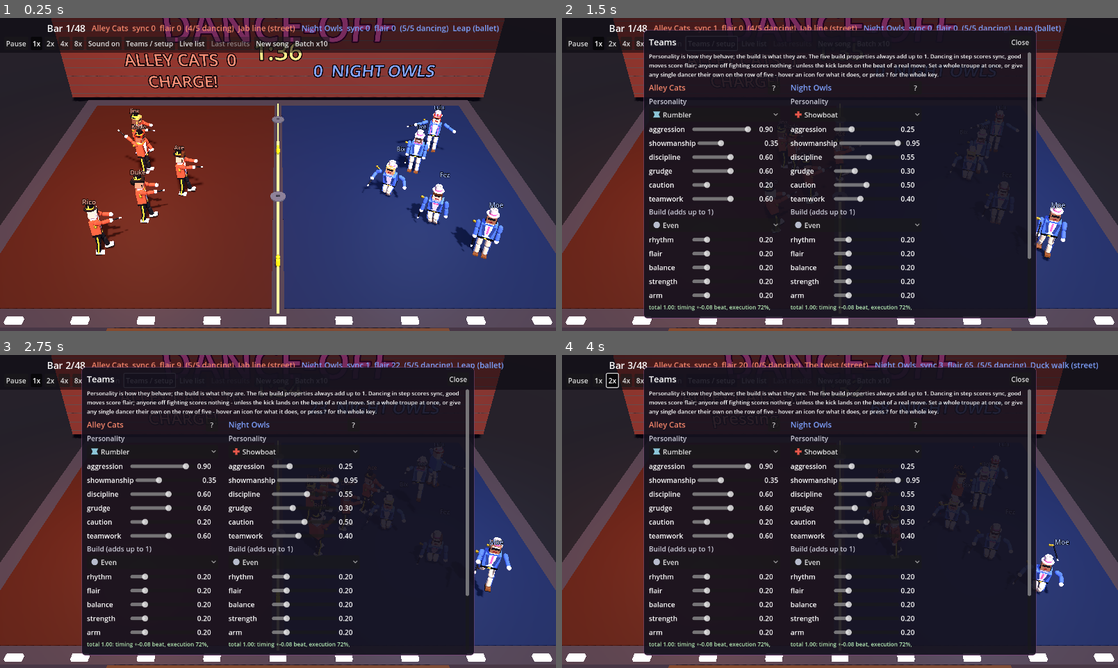
Above: before the commit, frames 1-4 (two rows, left to right).
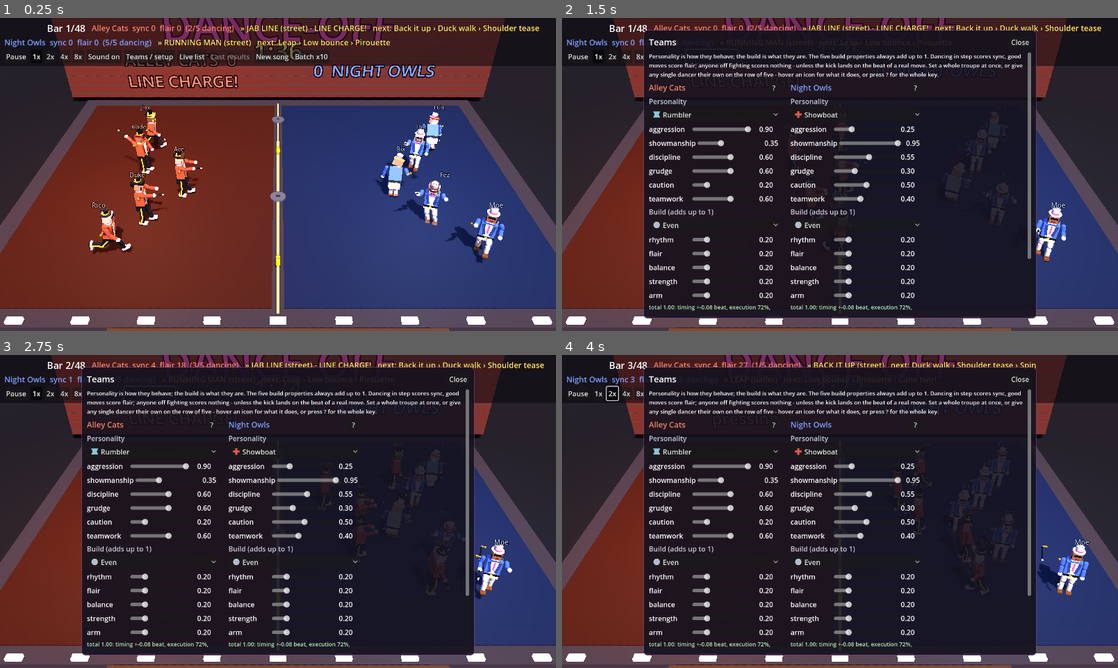
Above: after the commit, the same moments.

Repository: nathandunn/danceoff-bots
Game: Godot game, scene res://scenes/Main.tscn
Same seed, same stepped clock (60 frames per second), same inputs: the game is played once before the commit and once after it.
Inputs:
- Up to frame 1 (0.25 s): no input
- Up to frame 2 (1.5 s): click "Teams / setup" at 0.5 s; click "New song" at 1.25 s
- Up to frame 3 (2.75 s): click "New song" at 2 s
- Up to frame 4 (4 s): click "1x" at 2.75 s; click "2x" at 3.5 s

The runs differ from the first frame. In frame 1, 10% of the frame differs, in the area x 0-97%, y 2-79%; in frame 2, 1.9%; in frame 3, 2.3%; in frame 4, 2.5%.

Commit message:
Gritty street moves, visible twerk, line charges, routine shown on screen; fix move selection
Co-Authored-By: Claude Opus 5.5 <noreply@anthropic.com>
Claude-Session: https://claude.ai/code/session_01G4wX8KutpHNXMT9rpyt35H

Diff:
--- a/scripts/dancer.gd
+++ b/scripts/dancer.gd
@@ -351,6 +351,9 @@
 	_dec(upper, _box(Vector3(0.28, 0.06, 0.2)), Vector3(0, 0.62, 0), white)
 	_dec(upper, _box(Vector3(0.52, 0.07, 0.32)), Vector3(0, 0.03, 0), _flat(Color(0.06, 0.06, 0.07)))
 	_dec(upper, _box(Vector3(0.09, 0.06, 0.02)), Vector3(0, 0.03, -0.165), _flat(Color(0.95, 0.8, 0.25)))
+	# hips and seat, so a twerk has something to shake
+	_dec(body_root, _box(Vector3(0.48, 0.16, 0.3)), Vector3(0, 0.77, 0.01), _trouser_mat)
+	_dec(body_root, _box(Vector3(0.44, 0.2, 0.12)), Vector3(0, 0.74, 0.14), _trouser_mat)
 	# trouser stripes, thigh and shin, outer side
 	for pair in [[leg_l, shin_l, -1.0], [leg_r, shin_r, 1.0]]:
 		_dec(pair[0], _box(Vector3(0.02, 0.38, 0.05)), Vector3(pair[2] * 0.1, -0.2, 0), stripe_mat)
@@ -759,6 +762,9 @@
 		var dir := CROWD_DIR
 		if at.length() > 0.01:
 			dir = at.normalized() * (1.0 - w) + CROWD_DIR * w
+		# a twerk is danced with the back to them
+		if joined and Moves.REAR.has(move):
+			dir = -dir
 		_face(global_position + dir, delta)
 	var t := fposmod(float(manager.beat_f) - float(phrase_start) + tempo_err, float(Moves.beats(move)))
 	_apply_pose(Moves.pose(move if joined else "", t), delta)
@@ -771,6 +777,16 @@
 	strike_target = null
 	# a crew charge: everyone dances the strike move into the rival the charge named, fanned
 	# round him on the crew's side so every kick on the beat has him in reach
+	if manager.stance[team] == "charge" and not Moves.strikes(move).is_empty() and manager.charge_mode[team] == "line":
+		var mine: Dancer = manager.matchup_for(self)
+		if mine != null:
+			strike_target = mine
+			var toward: Vector3 = manager.crew_centre(team) - mine.global_position
+			toward.y = 0.0
+			if absf(toward.x) < 0.01:
+				toward = Vector3(_side(), 0, 0)
+			# square up to him from our side of the stage, so the two lines face each other
+			return Stage.clamp_in(mine.global_position + Vector3(signf(toward.x), 0, 0) * 1.3, 0.6)
 	if manager.stance[team] == "charge" and not Moves.strikes(move).is_empty():
 		var f = manager.focus[team]
 		if f != null and is_instance_valid(f) and f.ragdoll == null:
@@ -868,7 +884,7 @@
 		stats["fumbles"] += 1.0
 	q *= 0.5 + 0.5 * float(block_on_time) / float(Moves.BLOCK)
 	# dance at whoever you like; playing it out to the audience earns a little extra
-	q *= 1.0 + Tune.v("crowd_bonus") * maxf(facing().dot(CROWD_DIR), 0.0)
+	q *= 1.0 + Tune.v("crowd_bonus") * maxf((-facing() if Moves.REAR.has(move) else facing()).dot(CROWD_DIR), 0.0)
 	var repeats := 0
 	for i in range(0, recent_moves.size() - 1):
 		if recent_moves[i] == move:
--- a/scripts/hud.gd
+++ b/scripts/hud.gd
@@ -14,6 +14,9 @@
 var manager: MatchManager
 var timer_label: Label
 var team_labels: Array[Label] = []
+signal band_resized
+var _band_h := 0.0
+var routine_labels: Array[Label] = []   # the move now (highlighted) and the captain's next three
 var live_label: Label
 var status_label: Label
 var teams_overlay: Control
@@ -88,6 +91,13 @@
 		l.add_theme_font_size_override("font_size", 18)
 		row1.add_child(l)
 		team_labels.append(l)
+		var rl := Label.new()
+		rl.add_theme_color_override("font_color", Color(1.0, 0.93, 0.45))
+		rl.add_theme_color_override("font_outline_color", Color(0.15, 0.05, 0.0))
+		rl.add_theme_constant_override("outline_size", 4)
+		rl.add_theme_font_size_override("font_size", 18)
+		row1.add_child(rl)
+		routine_labels.append(rl)
 
 	var row2 := HFlowContainer.new()
 	row2.add_theme_constant_override("h_separation", 6)
@@ -619,6 +629,10 @@
 	if _band_bg != null and _row2 != null:
 		_band_bg.position = Vector2.ZERO
 		_band_bg.size = Vector2(_root.size.x, _row2.get_global_rect().end.y - _root.get_global_rect().position.y + 6.0)
+		# the button rows grew or shrank (a long routine wrapped): the camera re-fits the stage below them
+		if _band_bg.size.y > _band_h + 4.0:
+			_band_h = _band_bg.size.y
+			band_resized.emit()
 	_tick -= delta
 	if _tick > 0.0 or manager == null:
 		return
@@ -626,8 +640,18 @@
 	var bar := mini(int(manager.beat_f / 4.0) + 1, manager.song_bars)
 	timer_label.text = "Bar %d/%d" % [bar, manager.song_bars] if manager.running else ("Judging" if manager.celebration_phase == "judging" else "Song over")
 	for t in 2:
-		team_labels[t].text = "%s  sync %d  flair %d  (%d/%d dancing)  %s" % [MatchManager.TEAM_NAMES[t], int(manager.sync_pts[t]), int(manager.flair_pts[t]),
-			manager.count_dancing(t), MatchManager.TEAM_SIZE, Moves.label(manager.calls[t]) if manager.running else ""]
+		team_labels[t].text = "%s  sync %d  flair %d  (%d/%d dancing)" % [MatchManager.TEAM_NAMES[t], int(manager.sync_pts[t]), int(manager.flair_pts[t]),
+			manager.count_dancing(t), MatchManager.TEAM_SIZE]
+		# on a narrow screen: one short line per crew (score, move now, next three), wrapping if it must
+		var narrow := _root.size.x < 720.0
+		team_labels[t].visible = not narrow or not manager.running
+		routine_labels[t].add_theme_font_size_override("font_size", 15 if narrow else 18)
+		if manager.running:
+			routine_labels[t].text = manager.routine_short(t) if narrow else manager.routine_text(t)
+		else:
+			routine_labels[t].text = ""
+		routine_labels[t].autowrap_mode = TextServer.AUTOWRAP_WORD_SMART if narrow else TextServer.AUTOWRAP_OFF
+		routine_labels[t].custom_minimum_size.x = (_root.size.x - 30.0) if narrow else 0.0
 	if live_label.visible:
 		var lines := PackedStringArray()
 		for d in manager.dancers:
--- a/scripts/main.gd
+++ b/scripts/main.gd
@@ -96,6 +96,7 @@
 	hud = Hud.new()
 	add_child(hud)
 	hud.setup(manager)
+	hud.band_resized.connect(_reframe)
 	hud.new_match_requested.connect(func(): batch_left = 0; batch_results.clear(); _start_next())
 	hud.batch_requested.connect(_run_batch)
 	hud.speed_changed.connect(set_sim_speed)
--- a/scripts/match_manager.gd
+++ b/scripts/match_manager.gd
@@ -49,6 +49,7 @@
 var rng := RandomNumberGenerator.new()
 var calls: Array[String] = ["step_touch", "step_touch"]
 var call_log: Array = [[], []]
+var plan: Array = [[], []]      # each captain's next few calls, worked out ahead and shown on screen
 var sync_pts: Array[float] = [0.0, 0.0]
 var flair_pts: Array[float] = [0.0, 0.0]
 var strike_pts: Array[float] = [0.0, 0.0]
@@ -60,7 +61,9 @@
 var stance: Array[String] = ["hold", "hold"]
 var focus: Array = [null, null]
 var line: Array[float] = [0.0, 0.0]   # -0.3 backed off .. 1 nose to nose
-var charge_cd: Array[int] = [0, 0]   # phrases before the crew may charge again
+var charge_cd: Array[int] = [0, 0]
+var charge_mode: Array[String] = ["gang", "gang"]   # gang: all on one rival; line: each on his own man
+var matchup: Array = [{}, {}]   # phrases before the crew may charge again
 var winner := -1
 var _phase_t := 0.0
 
@@ -134,6 +137,7 @@
 	winner = -1
 	calls = ["step_touch", "step_touch"]
 	call_log = [[], []]
+	plan = [[], []]
 	judge_rows = []
 	for t in 2:
 		sync_pts[t] = 0.0
@@ -201,15 +205,22 @@
 	# a charge is a rush at one rival: once he is down the crew struts back and dances at them
 	for t in 2:
 		if stance[t] == "charge":
-			var f = focus[t]
-			if f == null or not is_instance_valid(f) or f.ragdoll != null:
-				stance[t] = "press"
-				focus[t] = null
+			if charge_mode[t] == "line":
+				# a line charge ends when most of the other lot are on the floor
+				if standing(1 - t).size() <= 2:
+					stance[t] = "press"
+			else:
+				var f = focus[t]
+				if f == null or not is_instance_valid(f) or f.ragdoll != null:
+					stance[t] = "press"
+					focus[t] = null
 	if b % Moves.PHRASE == 0:
 		_update_stances()
 		for t in 2:
 			calls[t] = _captain_call(t)
 			(call_log[t] as Array).append(calls[t])
+			if OS.has_environment("DOCALLS"):
+				print("CALL %d %s %s" % [t, calls[t], stance[t] + ("/" + charge_mode[t] if stance[t] == "charge" else "")])
 	for d in dancers:
 		d.on_beat(b, calls[d.team])
 	for t in 2:
@@ -228,6 +239,32 @@
 	for m in log_t.slice(-4):
 		seen[Moves.style(String(m))] = true
 	return clampf(float(seen.size() - 1) / 3.0, 0.0, 1.0)
+
+
+const PLAN_AHEAD := 3
+
+
+## The routine for the HUD: the move being danced now, then the planned ones.
+func routine_text(t: int) -> String:
+	var now := String(Moves.BOOK[calls[t]]["label"]).to_upper() if Moves.BOOK.has(calls[t]) else ""
+	var nxt := PackedStringArray()
+	for m in plan[t]:
+		nxt.append(String(Moves.BOOK[m]["label"]))
+	var s := "\u00BB %s (%s)" % [now, Moves.style(calls[t])]
+	if stance[t] == "charge":
+		s += " - " + _stance_tag(t)
+	if not nxt.is_empty():
+		s += "   next: " + " \u203A ".join(nxt)
+	return s
+
+
+## The phone version: crew, score, the move now and the next three, all on one short line.
+func routine_short(t: int) -> String:
+	var parts := PackedStringArray()
+	parts.append(String(Moves.BOOK[calls[t]]["label"]).to_upper() if Moves.BOOK.has(calls[t]) else "")
+	for m in plan[t]:
+		parts.append(String(Moves.BOOK[m]["label"]))
+	return "%s %d  \u00BB %s" % [TEAM_NAMES[t], int(sync_pts[t] + flair_pts[t]), " \u203A ".join(parts)]
 
 
 func _captain_call(t: int) -> String:
@@ -249,12 +286,25 @@
 				near = true
 	# a charge is danced: the captain calls a move with kicks or swings in it and the crew
 	# takes it straight into the other lot
+	var log0: Array = call_log[t]
+	var p0: Array = plan[t]
+	while p0.size() < PLAN_AHEAD:
+		var seq0: Array = log0 + p0
+		var ls0 := Moves.style(String(seq0.back())) if not seq0.is_empty() else ""
+		p0.append(Moves.choose(rng, cap.showmanship, cap.aggression, near, canes - 1, seq0.slice(-2), ls0))
 	if stance[t] == "charge":
-		var pool: Array[String] = ["kick_line", "kick_line", "jab_line", "jab_line", "spin_kick", "windmill", "leap"]
+		var pool: Array[String] = ["kick_line", "kick_line", "jab_line", "jab_line", "spin_kick", "windmill", "leap", "krump"]
+		if charge_mode[t] == "line":
+			pool = ["kick_line", "kick_line", "kick_line", "spin_kick", "krump", "jab_line"]
 		return pool[rng.randi() % pool.size()]
 	var log_t: Array = call_log[t]
-	var last_style := Moves.style(String(log_t.back())) if not log_t.is_empty() else ""
-	return Moves.choose(rng, cap.showmanship, cap.aggression, near, canes - 1, log_t.slice(-2), last_style)
+	# the captain works out his routine a few phrases ahead; the crowd can read it on the screen
+	var p: Array = plan[t]
+	while p.size() < PLAN_AHEAD + 1:
+		var seq: Array = log_t + p
+		var last_style := Moves.style(String(seq.back())) if not seq.is_empty() else ""
+		p.append(Moves.choose(rng, cap.showmanship, cap.aggression, near, canes - 1, seq.slice(-2), last_style))
+	return String(p.pop_front())
 
 
 func _stance_tag(t: int) -> String:
@@ -262,7 +312,7 @@
 		return ""
 	match stance[t]:
 		"charge":
-			return "CHARGE!"
+			return "LINE CHARGE!" if charge_mode[t] == "line" else "CHARGE!"
 		"press":
 			return "pressing"
 	return ""
@@ -342,7 +392,43 @@
 		elif stance[t] == "press":
 			goal = 0.6
 		line[t] = lerpf(line[t], goal, 0.5)
-		focus[t] = _pick_focus(t) if stance[t] == "charge" else null
+		focus[t] = null
+		if stance[t] == "charge":
+			# half the time a crew goes for one man; the rest of the time it lines up and every
+			# dancer kicks his own opposite number, all on the same beat
+			charge_mode[t] = "line" if (standing(1 - t).size() >= 3 and rng.randf() < Tune.v("line_charge")) else "gang"
+			if charge_mode[t] == "line":
+				_assign_matchups(t)
+			else:
+				focus[t] = _pick_focus(t)
+
+
+## Pair each of the crew with an opposite number: both crews ranked along the stage front to back,
+## the first with the first, and so on, so a line charge meets the other line man for man.
+func _assign_matchups(t: int) -> void:
+	var crew := standing(t)
+	var foes := standing(1 - t)
+	crew.sort_custom(func(a, b): return a.global_position.z < b.global_position.z)
+	foes.sort_custom(func(a, b): return a.global_position.z < b.global_position.z)
+	var m := {}
+	for i in crew.size():
+		m[crew[i]] = foes[int(float(i) * float(foes.size()) / float(crew.size()))]
+	matchup[t] = m
+
+
+## The man a dancer in a line charge is kicking at: his own, or once that one is down, the nearest.
+func matchup_for(d: Dancer) -> Dancer:
+	var e = (matchup[d.team] as Dictionary).get(d)
+	if e != null and is_instance_valid(e) and e.ragdoll == null:
+		return e
+	var best: Dancer = null
+	var best_d := INF
+	for f in standing(1 - d.team):
+		var dd := d.global_position.distance_to(f.global_position)
+		if dd < best_d:
+			best_d = dd
+			best = f
+	return best
 
 
 ## The rival a charging crew goes for: whoever is standing nearest the middle of the crew.
--- a/scripts/moves.gd
+++ b/scripts/moves.gd
@@ -11,7 +11,7 @@
 const FUMBLE := [0.0, 0.04, 0.12, 0.26]    # fumble chance per block, times the build's factor
 
 # moves whose execution depends on the arms (PlayerBuild arm)
-const ARM_MOVES: Array[String] = ["clap_snap", "shimmy", "spin", "jazz_hands", "windmill", "cane_twirl", "jab_line", "disco_point", "robot", "charleston", "twerk", "hip_roll", "booty_drop"]
+const ARM_MOVES: Array[String] = ["clap_snap", "shimmy", "spin", "jazz_hands", "windmill", "cane_twirl", "jab_line", "disco_point", "robot", "charleston", "twerk", "hip_roll", "booty_drop", "krump", "dougie", "shmoney"]
 
 const BOOK := {
 	"step_touch": {"label": "Step-touch", "beats": 4, "tier": 1, "strikes": [], "strike": "", "prop": ""},
@@ -58,6 +58,15 @@
 	"soft_shoe": {"label": "Soft shoe", "beats": 8, "tier": 1, "strikes": [], "strike": "", "prop": ""},
 	"hat_tip_bow": {"label": "Hat tip and bow", "beats": 4, "tier": 1, "strikes": [], "strike": "", "prop": ""},
 	"buck_and_wing": {"label": "Buck and wing", "beats": 4, "tier": 2, "strikes": [], "strike": "", "prop": ""},
+	# gritty street: krump, jerkin', the Dougie and the rest
+	"stanky_leg": {"label": "Stanky leg", "beats": 4, "tier": 1, "strikes": [], "strike": "", "prop": ""},
+	"jerk": {"label": "Jerk", "beats": 4, "tier": 1, "strikes": [], "strike": "", "prop": ""},
+	"shmoney": {"label": "Shmoney", "beats": 4, "tier": 1, "strikes": [], "strike": "", "prop": ""},
+	"dougie": {"label": "Dougie", "beats": 4, "tier": 2, "strikes": [], "strike": "", "prop": ""},
+	"running_man": {"label": "Running man", "beats": 4, "tier": 2, "strikes": [], "strike": "", "prop": ""},
+	"harlem_shake": {"label": "Harlem shake", "beats": 4, "tier": 2, "strikes": [], "strike": "", "prop": ""},
+	"back_it_up": {"label": "Back it up", "beats": 4, "tier": 2, "strikes": [], "strike": "", "prop": ""},
+	"krump": {"label": "Krump", "beats": 8, "tier": 3, "strikes": [2, 6], "strike": "punch", "prop": ""},
 }
 
 ## Every move belongs to a style. Captains mix them up, and a crew whose last four calls cover several
@@ -66,7 +75,8 @@
 	"step_touch": "street", "spin": "street", "knee_slide": "street", "windmill": "street", "spin_kick": "street",
 	"jab_line": "street", "the_twist": "street", "disco_point": "street", "robot": "street", "moonwalk": "street",
 	"twerk": "street", "booty_drop": "street", "low_bounce": "street", "drop_and_pop": "street", "duck_walk": "street",
-	"floor_shake": "street",
+	"floor_shake": "street", "stanky_leg": "street", "jerk": "street", "shmoney": "street", "dougie": "street",
+	"running_man": "street", "harlem_shake": "street", "back_it_up": "street", "krump": "street",
 	"leap": "ballet", "plie_port": "ballet", "pirouette": "ballet", "arabesque": "ballet", "grand_jete": "ballet",
 	"shimmy": "burlesque", "hip_roll": "burlesque", "wind_it_down": "burlesque", "hip_bump": "burlesque",
 	"shoulder_tease": "burlesque", "slow_strut": "burlesque",
@@ -77,11 +87,17 @@
 const STYLES: Array[String] = ["street", "ballet", "burlesque", "cheer", "vaudeville"]
 
 # the drop family: crews favour these, and showmen most of all
+## The gritty end of the street: hip-shakers and battle moves. Crews call these far more often.
+const GRITTY: Array[String] = ["twerk", "back_it_up", "booty_drop", "floor_shake", "low_bounce", "drop_and_pop",
+	"stanky_leg", "jerk", "shmoney", "dougie", "running_man", "harlem_shake", "krump", "hip_roll", "wind_it_down"]
+## Moves danced with the backside to whoever he'd otherwise face (the crowd, or the other lot as a taunt).
+const REAR: Array[String] = ["twerk", "back_it_up", "low_bounce"]
 const DROPS: Array[String] = ["hip_roll", "twerk", "booty_drop", "low_bounce", "drop_and_pop", "wind_it_down", "duck_walk", "floor_shake",
-	"plie_port", "pirouette", "arabesque", "grand_jete", "hip_bump", "shoulder_tease", "slow_strut", "high_v", "clap_punch", "herkie", "toe_touch", "soft_shoe", "hat_tip_bow", "buck_and_wing"]
+	"plie_port", "pirouette", "arabesque", "grand_jete", "hip_bump", "shoulder_tease", "slow_strut", "high_v", "clap_punch", "herkie", "toe_touch", "soft_shoe", "hat_tip_bow", "buck_and_wing",
+	"stanky_leg", "jerk", "shmoney", "dougie", "running_man", "harlem_shake", "back_it_up", "krump"]
 
 # how much of the all-purpose groove (knee give, head nod, shoulder roll) each move keeps
-const GROOVE := {"knee_slide": 0.0, "leap": 0.0, "spin_kick" …(159 unchanged characters)… .0, "herkie": 0.0, "hat_tip_bow": 0.0, "low_bounce": 0.0, "drop_and_pop": 0.0, " …(71 unchanged characters)…
+const GROOVE := {"knee_slide": 0.0, "leap": 0.0, "spin_kick" …(159 unchanged characters)… .0, "herkie": 0.0, "hat_tip_bow": 0.0, "krump": 0.0, "running_man": 0.0, "back_it_up": 0.0, "harlem_shake": 0.0, "low_bounce": 0.0, "drop_and_pop": 0.0, " …(71 unchanged characters)…
 
 const NAMES: Array[String] = ["step_touch", "clap_snap", "shimmy", "spin", "kick_line", "jazz_hands",
 	"grapevine", "knee_slide", "leap", "windmill", "cane_twirl", "spin_kick", "jab_line", "the_twist", "disco_point", "robot", "charleston", "moonwalk", "cancan", "hip_roll", "twerk", "booty_drop", "low_bounce", "drop_and_pop", "wind_it_down", "duck_walk", "floor_shake"]
@@ -121,14 +137,16 @@
 	var names: Array[String] = []
 	var weights: Array[float] = []
 	var total := 0.0
-	for m: String in NAMES:
+	for m: String in BOOK.keys():
 		var tr := tier(m)
 		var w := 1.0 + show * float(tr - 1) * 1.2 - (1.0 - show) * float(tr - 1) * 0.45
 		w = maxf(w, 0.05)
-		if DROPS.has(m):
-			w *= 1.1 + 0.4 * show
+		if GRITTY.has(m):
+			w *= 1.8 + 1.0 * show
+		if REAR.has(m):
+			w *= 2.0
 		if last_style != "" and style(m) == last_style:
-			w *= 0.3
+			w *= 0.6 if last_style == "street" else 0.3
 		if not strikes(m).is_empty():
 			w *= 1.0 + aggr * (1.6 if rivals_near else 0.25)
 		if String(BOOK[m]["prop"]) == "cane":
@@ -379,22 +397,157 @@
 			p["elbow_r"] = 1.5
 			p["turn"] = sin(ang) * 0.3
 		"twerk":
-			# deep squat, hands on knees, hips rattling twice a beat while the shoulders stay put, a glance back
-			var tk := sin(t * TAU * 2.0)
-			p["tilt"] = tk * 0.18
-			p["counter"] = -tk * 0.17
-			p["hunch"] = 0.55
-			p["leg_l"] = Vector3(0.7, 0, 0.12)
-			p["leg_r"] = Vector3(0.7, 0, -0.12)
-			p["knee_l"] = 1.4
-			p["knee_r"] = 1.4
-			p["bob"] = -0.76 * (1.0 - cos(0.7)) + absf(tk) * 0.04
-			p["arm_l"] = Vector3(0.7, 0, -0.15)
-			p["arm_r"] = Vector3(0.7, 0, 0.15)
-			p["elbow_l"] = 0.0
-			p["elbow_r"] = 0.0
-			p["nod"] = -0.45
-			p["turn"] = sin(t * PI * 0.5) * 0.5
+			# bent right over, hands on the knees, the backside bouncing twice a beat and rolling side
+			# to side while the shoulders hold still (danced with his back to the house: Moves.REAR)
+			var tb := absf(sin(t * TAU * 2.0))
+			var tr := sin(t * TAU)
+			_low(p, 0.8, 0.85)
+			p["bob"] = float(p["bob"]) + tb * 0.09
+			p["tilt"] = tr * 0.2
+			p["counter"] = -tr * 0.2
+			p["hunch"] = 0.85 - tb * 0.15
+			p["arm_l"] = Vector3(1.0, 0, -0.2)
+			p["arm_r"] = Vector3(1.0, 0, 0.2)
+			p["nod"] = -0.6
+			p["turn"] = 0.6 * sin(t * PI * 0.5)
+		"back_it_up":
+			# the twerk walked backwards at the other lot, looking back over the shoulder
+			var bb := absf(sin(t * TAU * 2.0))
+			var bs := sin(t * TAU)
+			_low(p, 0.7, 0.75)
+			p["bob"] = float(p["bob"]) + bb * 0.08
+			p["tilt"] = bs * 0.18
+			p["counter"] = -bs * 0.18
+			p["glide"] = 0.35 * sin(t * PI * 0.25)
+			p["arm_l"] = Vector3(0.9, 0, -0.2)
+			p["arm_r"] = Vector3(0.3, 0, 0.5)
+			p["elbow_r"] = 1.5
+			p["turn"] = 1.1
+			p["nod"] = -0.3
+		"stanky_leg":
+			# one foot planted, the other leg out to the side with the knee rolling in and out
+			var sk := sin(t * TAU)
+			p["leg_r"] = Vector3(0.15, 0, 0.3 + 0.15 * sk)
+			p["knee_r"] = 0.7 + 0.3 * sk
+			p["leg_l"] = Vector3(0.1, 0, 0.0)
+			p["knee_l"] = 0.3
+			p["sway"] = 0.12 * sk
+			p["tilt"] = -0.12 * sk
+			p["counter"] = 0.1 * sk
+			p["arm_l"] = Vector3(0.6, 0, -0.7)
+			p["arm_r"] = Vector3(0.6, 0, 0.7)
+			p["elbow_l"] = 1.3
+			p["elbow_r"] = 1.3
+			p["bob"] = -0.05
+		"jerk":
+			# knees bent, swaying, knees pivoting in and out, arms level with the chest
+			var jk := sin(t * PI)
+			_low(p, 0.35, 0.1)
+			p["leg_l"] = Vector3(0.35, 0, -0.25 * jk)
+			p["leg_r"] = Vector3(0.35, 0, -0.25 * jk)
+			p["sway"] = 0.25 * jk
+			p["counter"] = -0.12 * jk
+			p["arm_l"] = Vector3(1.4, 0, -0.3)
+			p["arm_r"] = Vector3(1.4, 0, 0.3)
+			p["elbow_l"] = 1.0
+			p["elbow_r"] = 1.0
+			p["nod"] = 0.1 + 0.1 * absf(jk)
+		"shmoney":
+			# hip cocked, arms crossed in an X, then swung open, elbows bent
+			var sm := 0.5 - 0.5 * cos(t * TAU)
+			p["tilt"] = 0.15
+			p["sway"] = 0.12 * sin(t * PI)
+			p["arm_l"] = Vector3(1.1, 0, lerpf(0.55, -0.8, sm))
+			p["arm_r"] = Vector3(1.1, 0, lerpf(-0.55, 0.8, sm))
+			p["elbow_l"] = 1.3
+			p["elbow_r"] = 1.3
+			p["leg_l"] = Vector3(0.2 * sm, 0, 0)
+			p["knee_l"] = 0.4 * sm
+			p["turn"] = -0.3
+		"dougie":
+			# a lean-back sway, one arm pumping, the other hand slicking the hair back
+			var dg := sin(t * PI)
+			p["sway"] = 0.3 * dg
+			p["tilt"] = -0.14 * dg
+			p["counter"] = 0.12 * dg
+			p["hunch"] = -0.12
+			p["arm_r"] = Vector3(0.8 + 0.4 * absf(dg), 0, 0.5)
+			p["elbow_r"] = 1.4
+			var slick := clampf(fposmod(t, 2.0) / 1.0, 0.0, 1.0)
+			p["arm_l"] = Vector3(lerpf(2.2, 3.0, slick), 0, -0.3)
+			p["elbow_l"] = lerpf(1.9, 1.2, slick)
+			p["turn"] = 0.4 * dg
+			p["nod"] = -0.2
+		"running_man":
+			# a knee up to the hip, the other foot sliding back, arms pumping, on the spot
+			var rm := sin(t * TAU * 0.5)
+			var lu := maxf(rm, 0.0)
+			var ru := maxf(-rm, 0.0)
+			p["leg_l"] = Vector3(1.5 * lu - 0.35 * ru, 0, 0)
+			p["leg_r"] = Vector3(1.5 * ru - 0.35 * lu, 0, 0)
+			p["knee_l"] = 1.5 * lu
+			p["knee_r"] = 1.5 * ru
+			p["bob"] = 0.05 * absf(rm)
+			p["arm_l"] = Vector3(-0.6 * rm + 0.3, 0, -0.2)
+			p["arm_r"] = Vector3(0.6 * rm + 0.3, 0, 0.2)
+			p["elbow_l"] = 1.4
+			p["elbow_r"] = 1.4
+		"harlem_shake":
+			# loose and convulsive: shoulders jerking, knees knocking, arms flung about
+			var hs := sin(t * TAU * 4.0)
+			var hx := sin(t * TAU * 1.5)
+			p["counter"] = hs * 0.3
+			p["tilt"] = hx * 0.1
+			p["hunch"] = 0.15 + 0.1 * hs
+			_low(p, 0.3 + 0.1 * absf(hs), 0.15 + 0.1 * hs)
+			p["arm_l"] = Vector3(1.2 + 0.8 * hx, 0, -0.6 - 0.3 * hs)
+			p["arm_r"] = Vector3(1.2 - 0.8 * hx, 0, 0.6 + 0.3 * hs)
+			p["elbow_l"] = 0.8 + 0.5 * hs
+			p["elbow_r"] = 0.8 - 0.5 * hs
+			p["nod"] = 0.2 * hs
+			p["turn"] = 0.3 * hx
+		"krump":
+			# a stomp, a chest pop, a big arm swing and a two-fisted jab at the other lot on 2 and 6
+			var kb := int(floor(t)) % 4
+			var kf := t - floorf(t)
+			var hit := clampf(1.0 - kf / 0.35, 0.0, 1.0)
+			p["elbow_l"] = 1.2
+			p["elbow_r"] = 1.2
+			p["leg_l"] = Vector3(0.25, 0, -0.18)
+			p["leg_r"] = Vector3(0.25, 0, 0.18)
+			p["knee_l"] = 0.5
+			p["knee_r"] = 0.5
+			p["bob"] = -0.06
+			match kb:
+				0:
+					# stomp: the right foot comes up and is driven into the floor on the beat
+					p["leg_r"] = Vector3(0.9 * (1.0 - hit), 0, 0.18)
+					p["knee_r"] = 1.4 * (1.0 - hit)
+					p["bob"] = -0.06 - 0.05 * hit
+					p["hunch"] = 0.35
+					p["arm_l"] = Vector3(0.6, 0, -0.9)
+					p["arm_r"] = Vector3(0.6, 0, 0.9)
+				1:
+					# chest pop
+					p["hunch"] = -0.35 * hit
+					p["arm_l"] = Vector3(0.3, 0, -1.0)
+					p["arm_r"] = Vector3(0.3, 0, 1.0)
+					p["elbow_l"] = 1.6
+					p["elbow_r"] = 1.6
+				2:
+					# the jab: both fists straight out at whoever he's facing
+					p["arm_l"] = Vector3(1.55, 0, 0.1)
+					p["arm_r"] = Vector3(1.55, 0, -0.1)
+					p["elbow_l"] = 1.6 * (1.0 - hit)
+					p["elbow_r"] = 1.6 * (1.0 - hit)
+					p["hunch"] = 0.3 * hit
+				_:
+					# the arm swing, like a bat
+					p["arm_r"] = Vector3(fposmod(kf * TAU + 1.0, TAU), 0, 0.4)
+					p["elbow_r"] = 0.2
+					p["arm_l"] = Vector3(0.5, 0, -0.8)
+					p["twist"] = -0.5 + kf
+			p["nod"] = 0.15
 		"booty_drop":
 			# drop to the floor, bounce and shake it down there, then climb back up on the last beat
 			var bl := clampf(t / 0.8, 0.0, 1.0) if t < 3.0 else clampf((4.0 - t) / 0.8, 0.0, 1.0)
--- a/scripts/tune.gd
+++ b/scripts/tune.gd
@@ -26,7 +26,8 @@
 	"down_per_fall": 0.25,  # each earlier knockdown makes the next getting-up this much longer (fraction)
 	"wear_per_fall": 0.07,  # each knockdown so far dulls his dancing by this much (capped at 0.5)
 	"hurt_sloppy": 0.5,
-	"style_bonus": 0.15,    # extra flair, at most, for a crew whose last four calls span four styles     # extra timing wobble per unit of hurt (1 = twice as ragged at full hurt)
+	"style_bonus": 0.15,
+	"line_charge": 0.5,     # chance a charge is a line (each kicks his own man) rather than a gang rush    # extra flair, at most, for a crew whose last four calls span four styles     # extra timing wobble per unit of hurt (1 = twice as ragged at full hurt)
 }
 
 static var values := DEFAULTS.duplicate()
Not shown, changed: README.md
Not shown, changed: dist/index.html
Not shown, changed: dist/index.js.gz
Not shown, changed: dist/index.pck.gz
Not shown, changed: dist/index.wasm.gz
